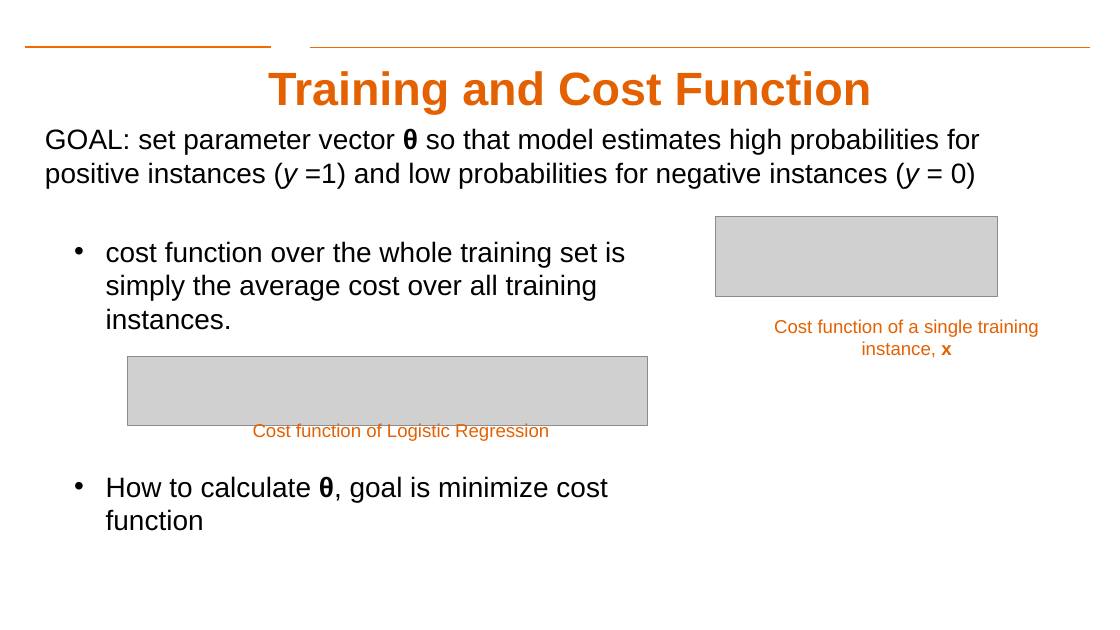
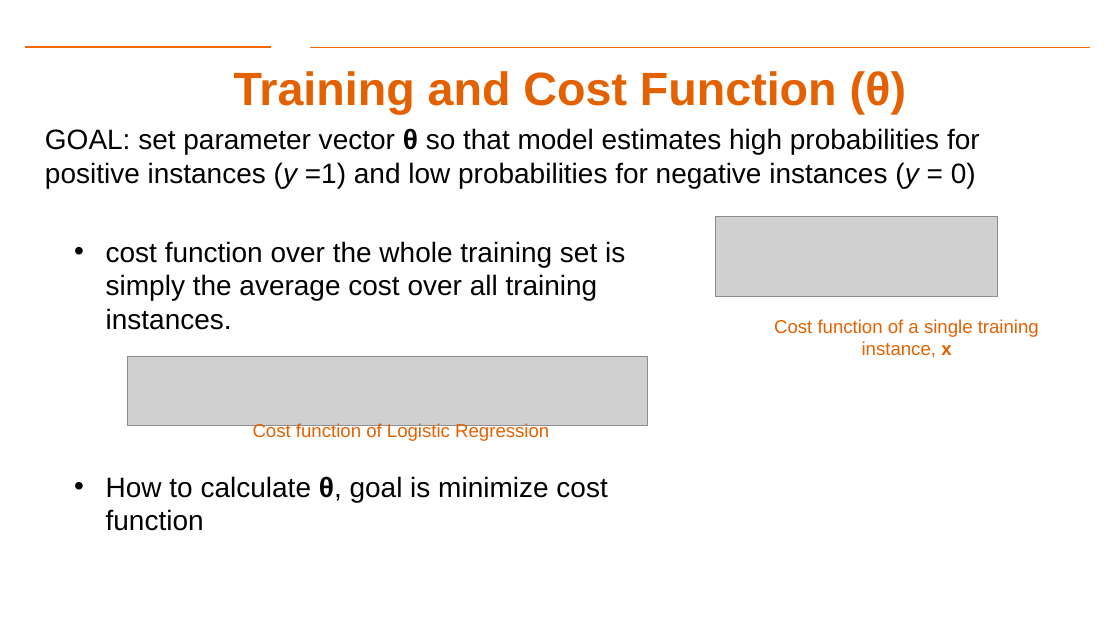
Before and after one commit to gk5951/RIT-DSCI-633-FDS, a slide deck: slide 17 of Syllabus/Lecture05/Lec05.pptx. Drawn at 1120x630 pixels with LibreOffice and Linux fonts; fonts in the diff are those of the drawing; grey boxes stand for pictures; background and template pictures are left out. Boxes give left, top, right and bottom in pixels: in the first picture for what was removed or moved away, otherwise in the second. Text is boxed around its words. In the diff, an @@ line names an element or a change of style, - is before the commit and + after.

```diff
--- a/Syllabus/Lecture05/Lec05.pptx
+++ b/Syllabus/Lecture05/Lec05.pptx
@@ title at (234,71,907,115): text changed @@
-Training and Cost Function
+Training and Cost Function (θ)
```
Also in this commit, not shown: 1 slide removed, 1 other file.
